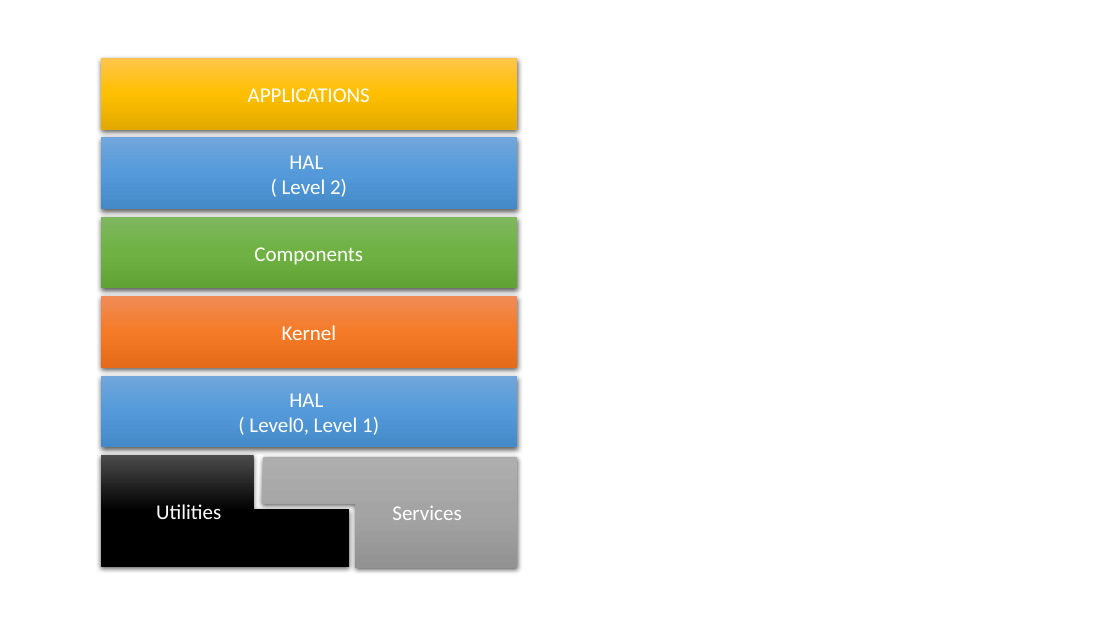
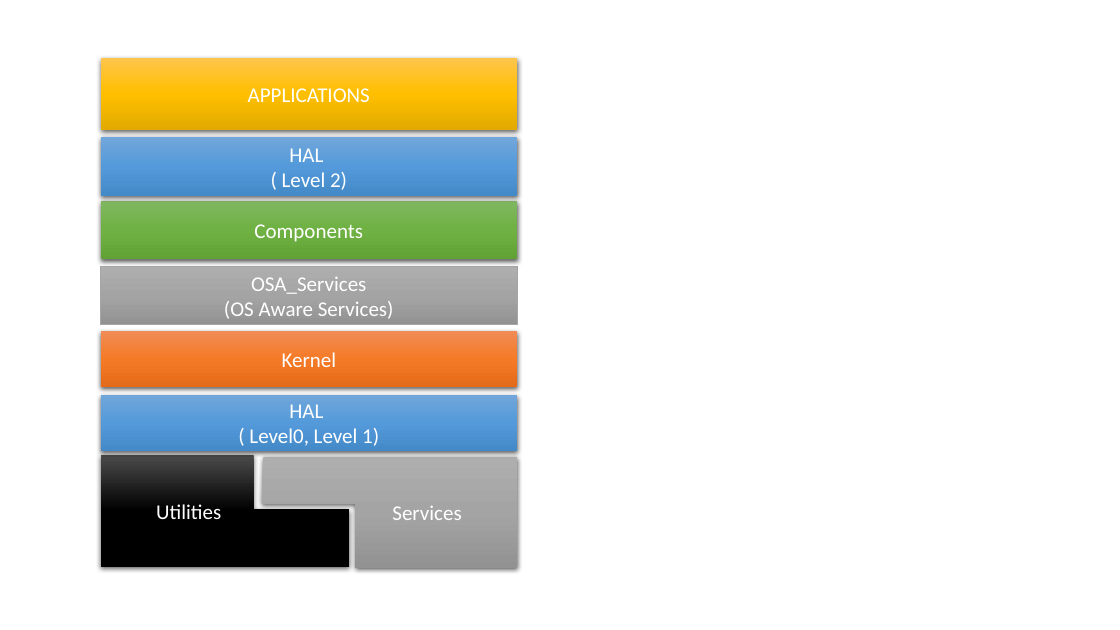
Before and after one commit to vsfteam/vsf, a slide deck: slide 1 of source/vsf/documents/vsf_structure.pptx. Drawn at 1120x630 pixels with LibreOffice and Linux fonts; fonts in the diff are those of the drawing. Boxes give left, top, right and bottom in pixels: in the first picture for what was removed or moved away, otherwise in the second. Text is boxed around its words. In the diff, an @@ line names an element or a change of style, - is before the commit and + after.

```diff
--- a/source/vsf/documents/vsf_structure.pptx
+++ b/source/vsf/documents/vsf_structure.pptx
@@ rectangle "HAL": place and size @@
-rectangle "HAL" at (101,138,518,209)
+rectangle "HAL" at (101,138,518,196)
@@ rectangle "Components": place and size @@
-rectangle "Components" at (101,217,518,288)
+rectangle "Components" at (101,201,518,259)
@@ rectangle added at (101,266,518,324), fill gradient #AFAFAF to #A5A5A5 to #939393, outline #A5A5A5 0.5 pt, 18 pt, text #FFFFFF @@
+OSA_Services
+(OS Aware Services)
@@ rectangle "Kernel": place and size @@
-rectangle "Kernel" at (101,297,518,368)
+rectangle "Kernel" at (101,331,518,387)
@@ rectangle "HAL": place and size @@
-rectangle "HAL" at (101,376,518,447)
+rectangle "HAL" at (101,395,518,451)
```
Also in this commit, not shown: 50 other files.
